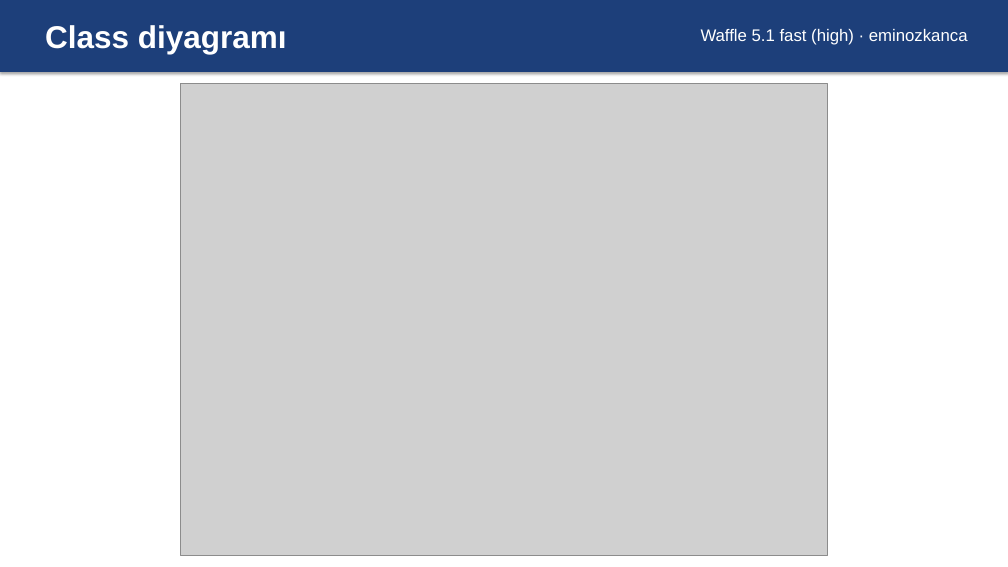
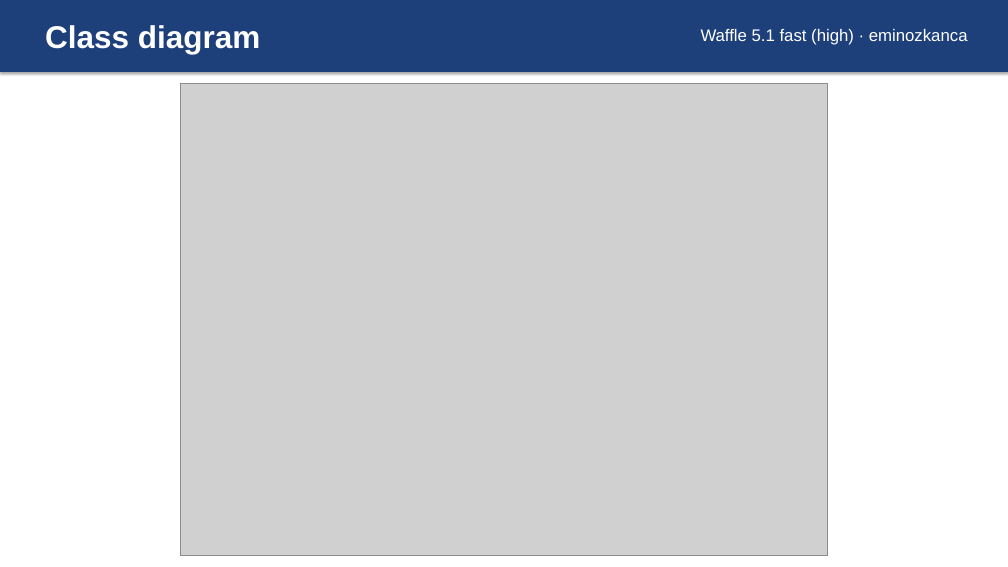
Before and after one commit to EmreSndkc/waffle_v5.1, a slide deck: slide 4 of docs/slides/CSE321_Waffle_5.1_Slides.pptx. Drawn at 1008x567 pixels with LibreOffice and Linux fonts; fonts in the diff are those of the drawing; grey boxes stand for pictures. Boxes give left, top, right and bottom in pixels: in the first picture for what was removed or moved away, otherwise in the second. Text is boxed around its words. In the diff, an @@ line names an element or a change of style, - is before the commit and + after.

```diff
--- a/docs/slides/CSE321_Waffle_5.1_Slides.pptx
+++ b/docs/slides/CSE321_Waffle_5.1_Slides.pptx
@@ text at <box>45,25,260,54</box>: text changed @@
-Class diyagramı
+Class diagram
```
Also in this commit, not shown: 5 other slides changed, 1 other file.
